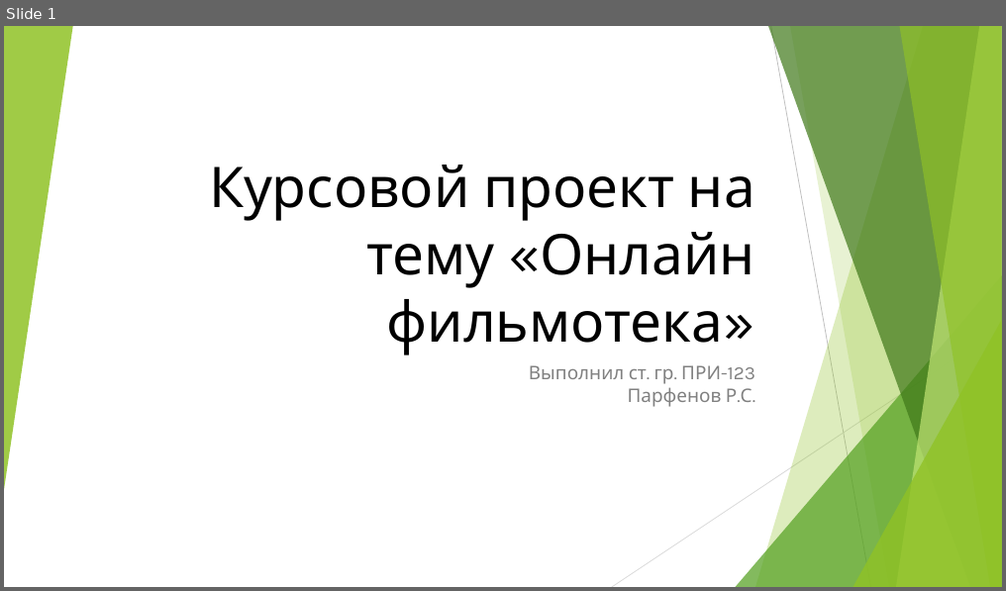
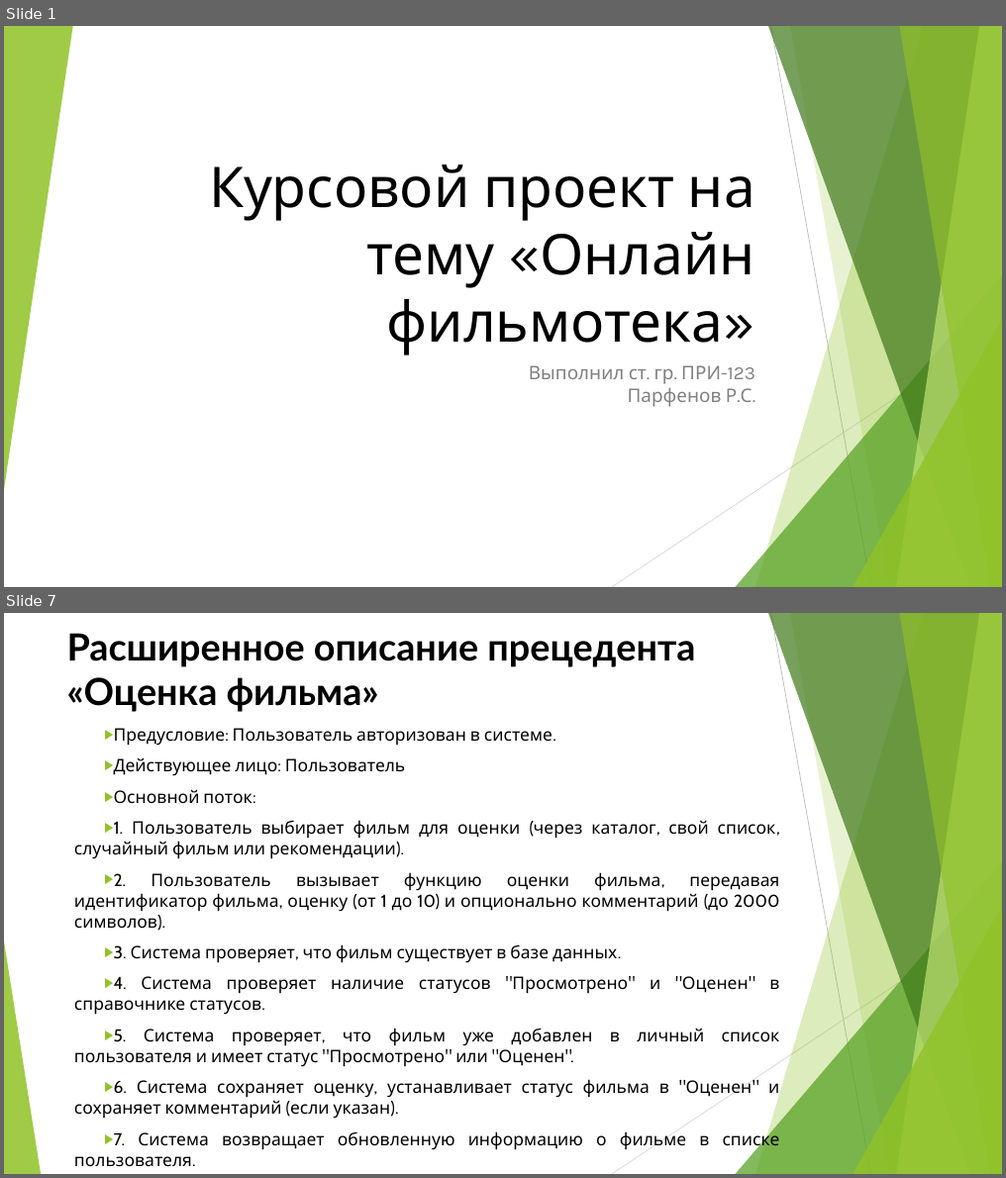
Before and after one commit to r0mbaa/OnlineMovies, a slide deck: Paperworks/Курсовой проект на тему «Онлайн фильмотека».pptx. Shown one above the other, each under a label of ours: slide 1 before the commit, slides 1 and 7 after it; the slides between them are not shown. The pictures are 1006x591 and 1006x1178 pixels, drawn with LibreOffice and Linux fonts; fonts in the diff are those of the drawing. Boxes give left, top, right and bottom in pixels: in the first picture for what was removed or moved away, otherwise in the second. Text is boxed around its words. In the diff, an @@ line names an element or a change of style, - is before the commit and + after.

```diff
--- a/Paperworks/Курсовой проект на тему «Онлайн фильмотека».pptx
+++ b/Paperworks/Курсовой проект на тему «Онлайн фильмотека».pptx
@@ slide 7 added at [4, 613, 1002, 1174], background #FFFFFF; not listed: 9 template elements that a slide beside it also shows @@
@@ title added at [67, 633, 695, 712], 36 pt, text #000000, bold @@
+Расширенное описание прецедента «Оценка фильма»
@@ text added at [74, 728, 780, 1166], 16.6 pt, text #000000 @@
+▶ Предусловие: Пользователь авторизован в системе.
+▶ Действующее лицо: Пользователь
+▶ Основной поток:
+▶ 1. Пользователь выбирает фильм для оценки (через каталог, свой список, случайный фильм или рекомендации).
+▶ 2. Пользователь вызывает функцию оценки фильма, передавая идентификатор фильма, оценку (от 1 до 10) и опционально комментарий (до 2000 символов).
+▶ 3. Система проверяет, что фильм существует в базе данных.
+▶ 4. Система проверяет наличие статусов "Просмотрено" и "Оценен" в справочнике статусов.
+▶ 5. Система проверяет, что фильм уже добавлен в личный список пользователя и имеет статус "Просмотрено" или "Оценен".
+▶ 6. Система сохраняет оценку, устанавливает статус фильма в "Оценен" и сохраняет комментарий (если указан).
+▶ 7. Система возвращает обновленную информацию о фильме в списке пользователя.
@@ triangle added at [4, 942, 41, 1174], fill #90C226 at 85% opacity @@
```
Also in this commit, not shown: 3 slides changed, 11 other slides added, 1 other file.
